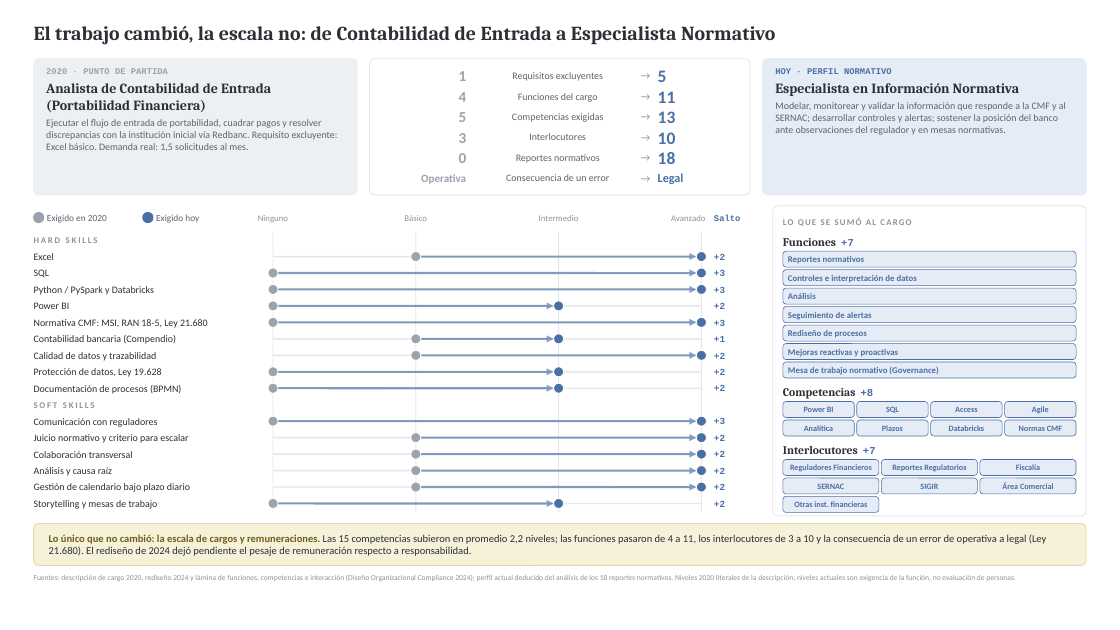
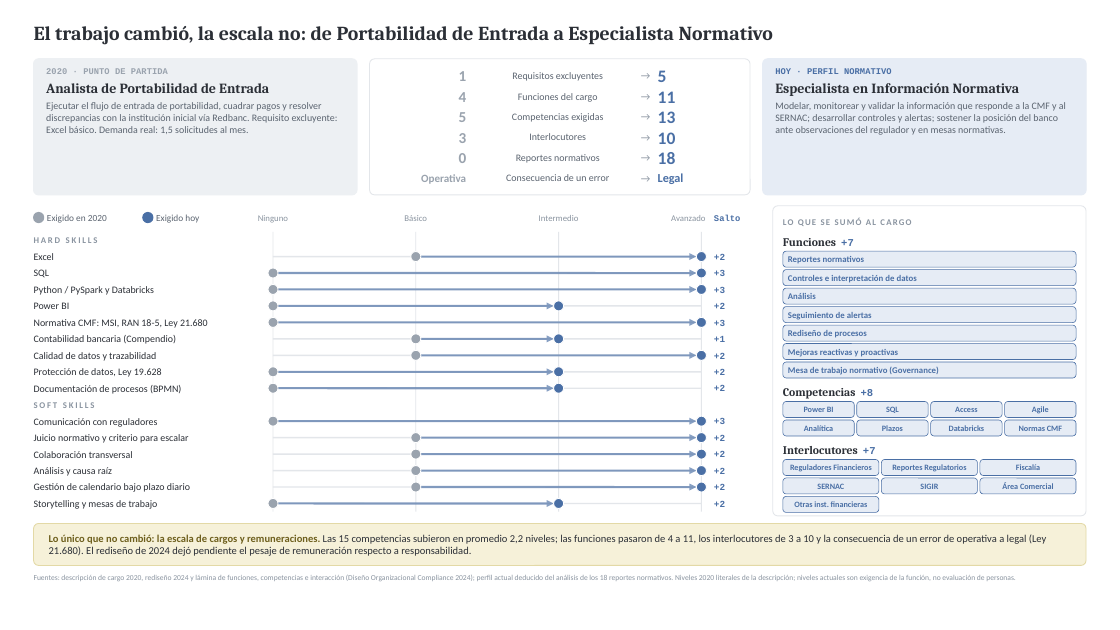
Before and after one commit to Alex-71/sense-energy-dashboard-frontend, a slide deck: slide 7 of docs/benchmarking/presentacion-reportes-normativos-v3.pptx. Drawn at 1120x630 pixels with LibreOffice and Linux fonts; fonts in the diff are those of the drawing. Boxes give left, top, right and bottom in pixels: in the first picture for what was removed or moved away, otherwise in the second. Text is boxed around its words. In the diff, an @@ line names an element or a change of style, - is before the commit and + after.

```diff
--- a/docs/benchmarking/presentacion-reportes-normativos-v3.pptx
+++ b/docs/benchmarking/presentacion-reportes-normativos-v3.pptx
@@ text at box(34, 26, 773, 45): text changed @@
-El trabajo cambió, la escala no: de Contabilidad de Entrada a Especialista Normativo
+El trabajo cambió, la escala no: de Portabilidad de Entrada a Especialista Normativo
@@ text at box(46, 83, 269, 93): text changed @@
-Analista de Contabilidad de Entrada (Portabilidad Financiera)
+Analista de Portabilidad de Entrada
```
Also in this commit, not shown: 2 other slides changed, 5 other files.
